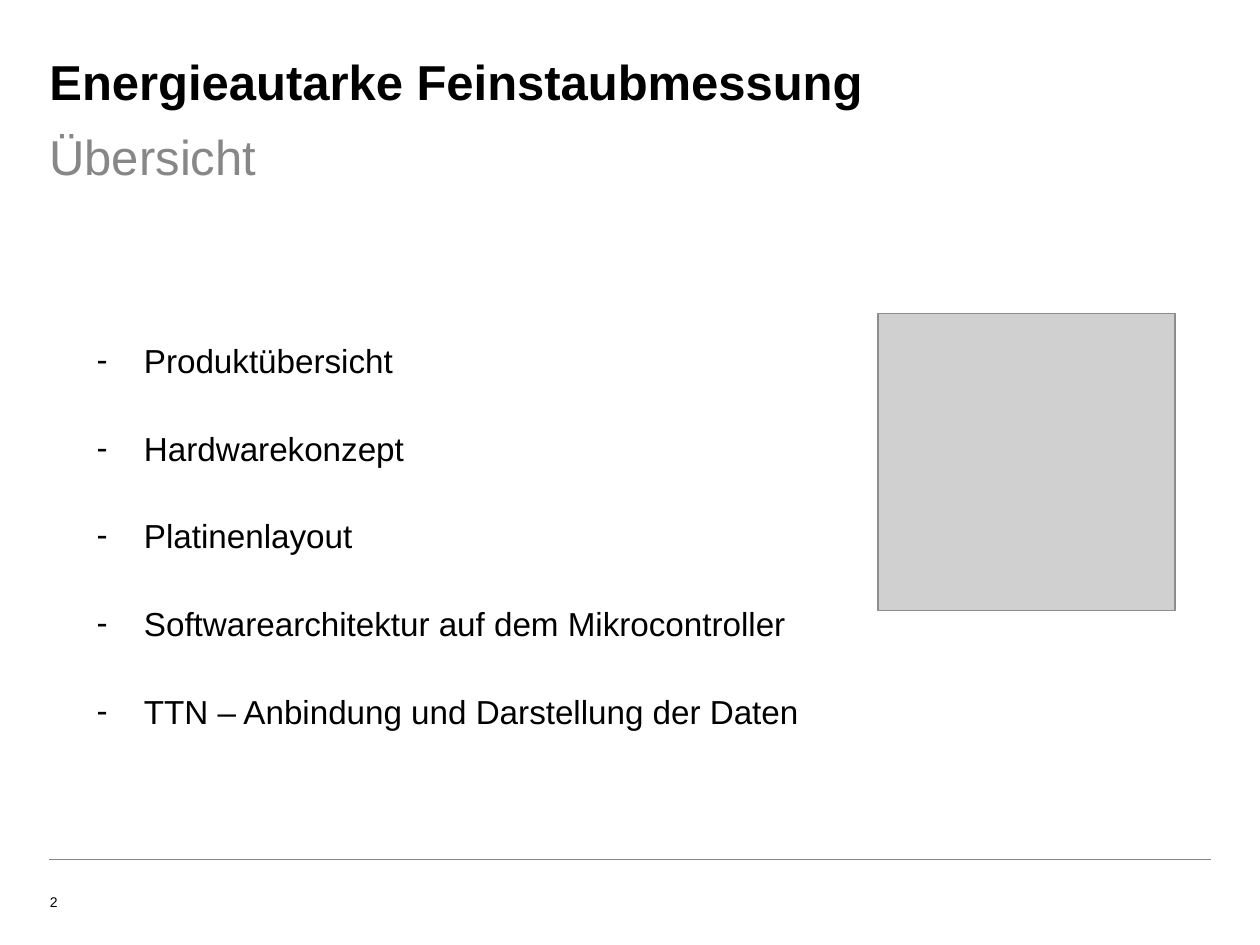
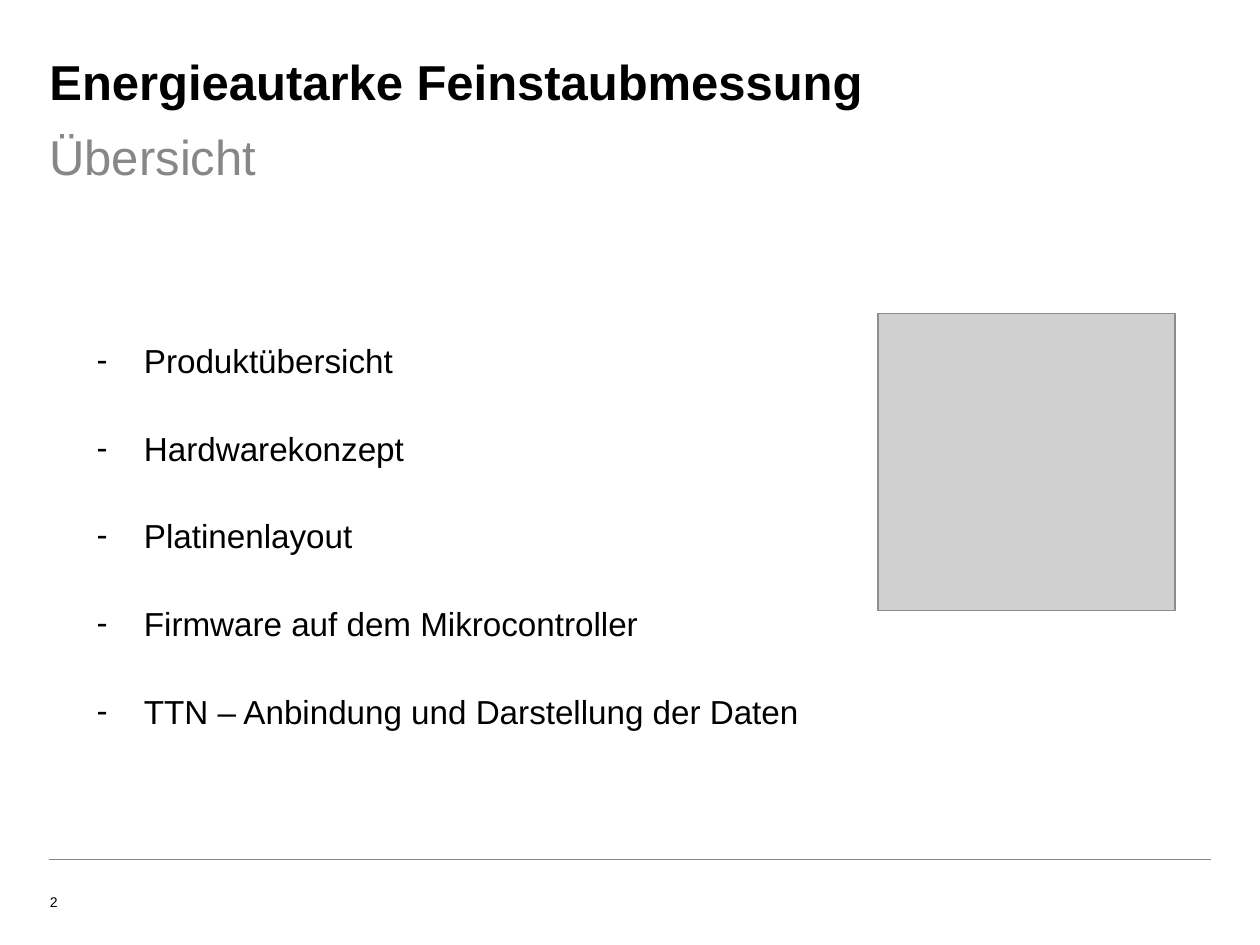
Before and after one commit to AdavVegab/LoRaWAN_embeddedSystems, a slide deck: slide 2 of Präsi/Präsentation_10_12_2019.pptx. Drawn at 1260x945 pixels with LibreOffice and Linux fonts; fonts in the diff are those of the drawing; grey boxes stand for pictures; background and template pictures are left out. Boxes give left, top, right and bottom in pixels: in the first picture for what was removed or moved away, otherwise in the second. Text is boxed around its words. In the diff, an @@ line names an element or a change of style, - is before the commit and + after.

Commit message:
Added the Firmware to the präsi

```diff
--- a/Präsi/Präsentation_10_12_2019.pptx
+++ b/Präsi/Präsentation_10_12_2019.pptx
@@ text at [144,612,637,637]: text changed @@
-– Softwarearchitektur auf dem Mikrocontroller
+– Firmware auf dem Mikrocontroller
```
Also in this commit, not shown: 2 other slides changed, 1 slide removed.
